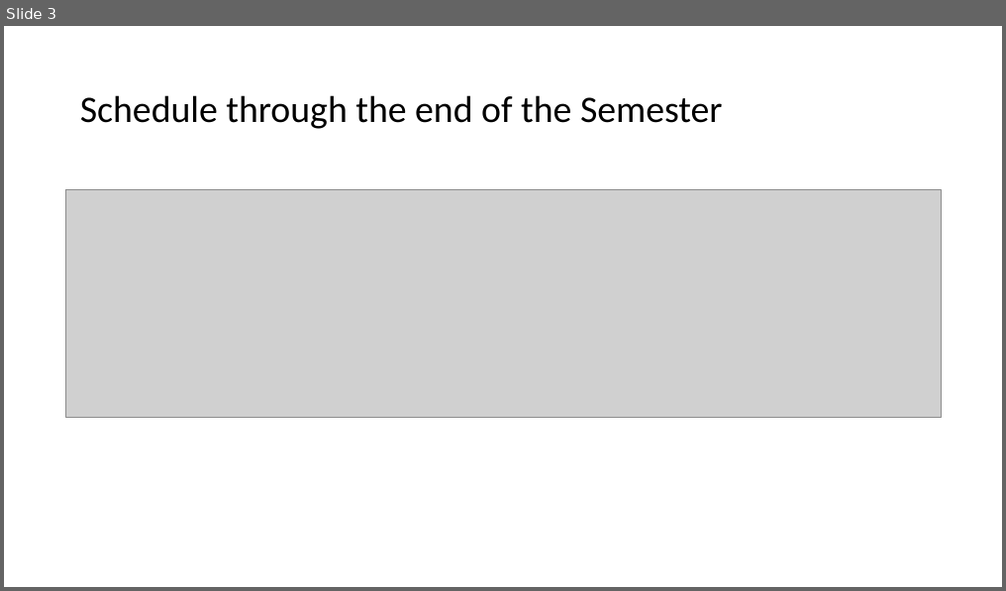
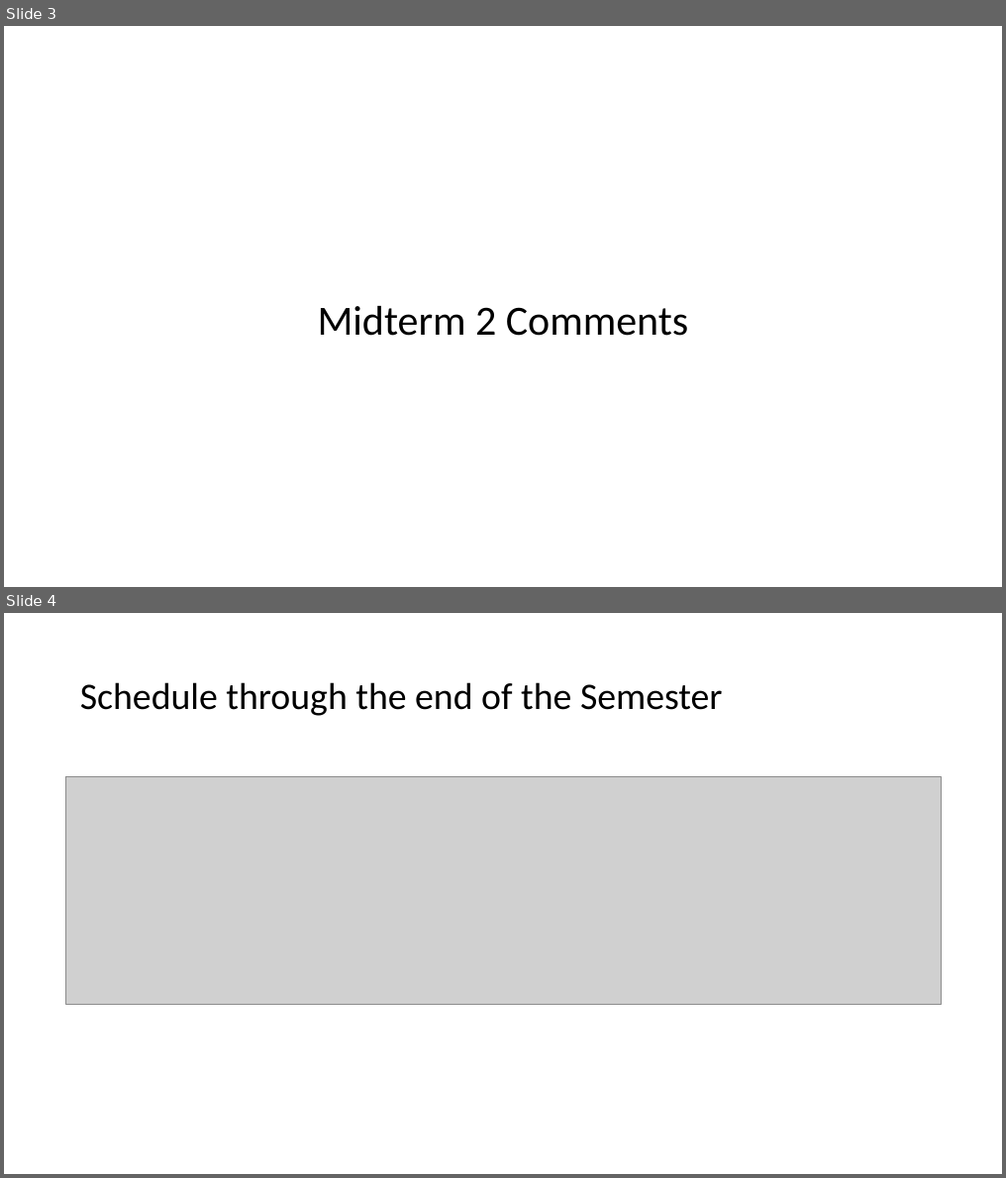
Before and after one commit to EricJPogue/www-epogue-info, a slide deck: CPSC-24700/Presentations/session-36.pptx. Shown one above the other, each under a label of ours: slide 3 before the commit, slides 3 and 4 after it. The pictures are 1006x591 and 1006x1178 pixels, drawn with LibreOffice and Linux fonts; fonts in the diff are those of the drawing; grey boxes stand for pictures. Boxes give left, top, right and bottom in pixels: in the first picture for what was removed or moved away, otherwise in the second. Text is boxed around its words. In the diff, an @@ line names an element or a change of style, - is before the commit and + after.

```diff
--- a/CPSC-24700/Presentations/session-36.pptx
+++ b/CPSC-24700/Presentations/session-36.pptx
@@ slide 3 added at [4,26,1002,587], background #FFFFFF @@
@@ title added at [318,306,688,336], 40 pt, text #000000 @@
+Midterm 2 Comments
@@ what was slide 3 is now slide 4 @@
```
Also in this commit, not shown: 1 slide changed, 1 other file.
